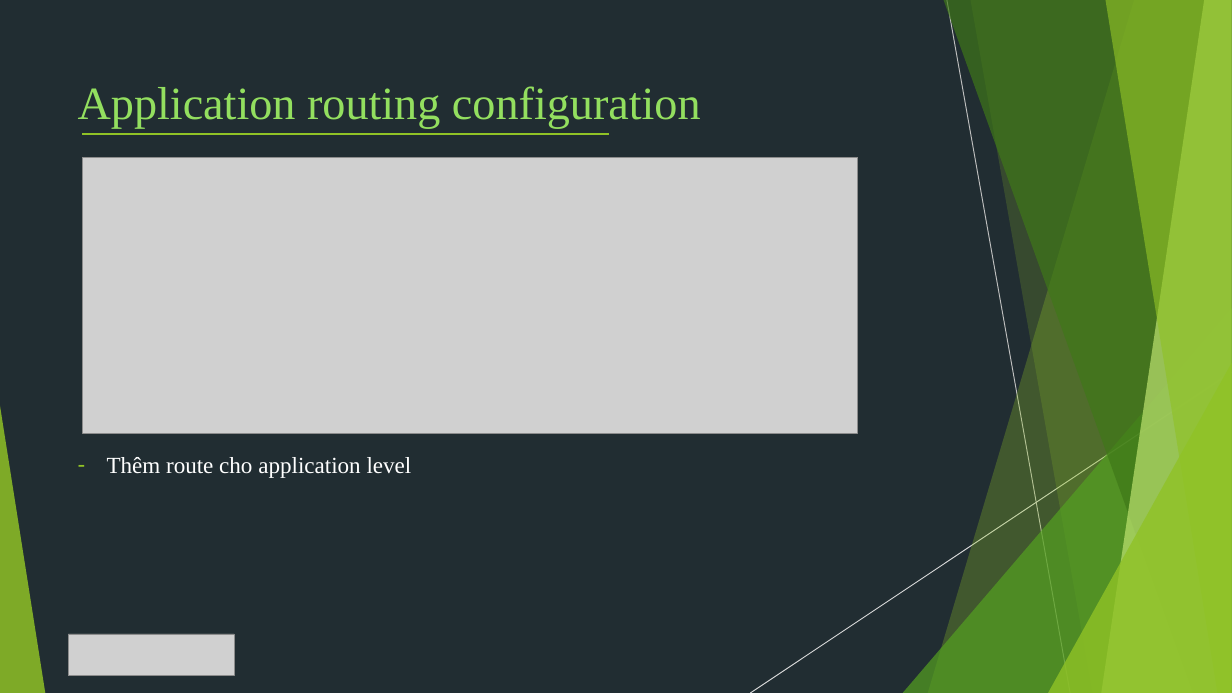
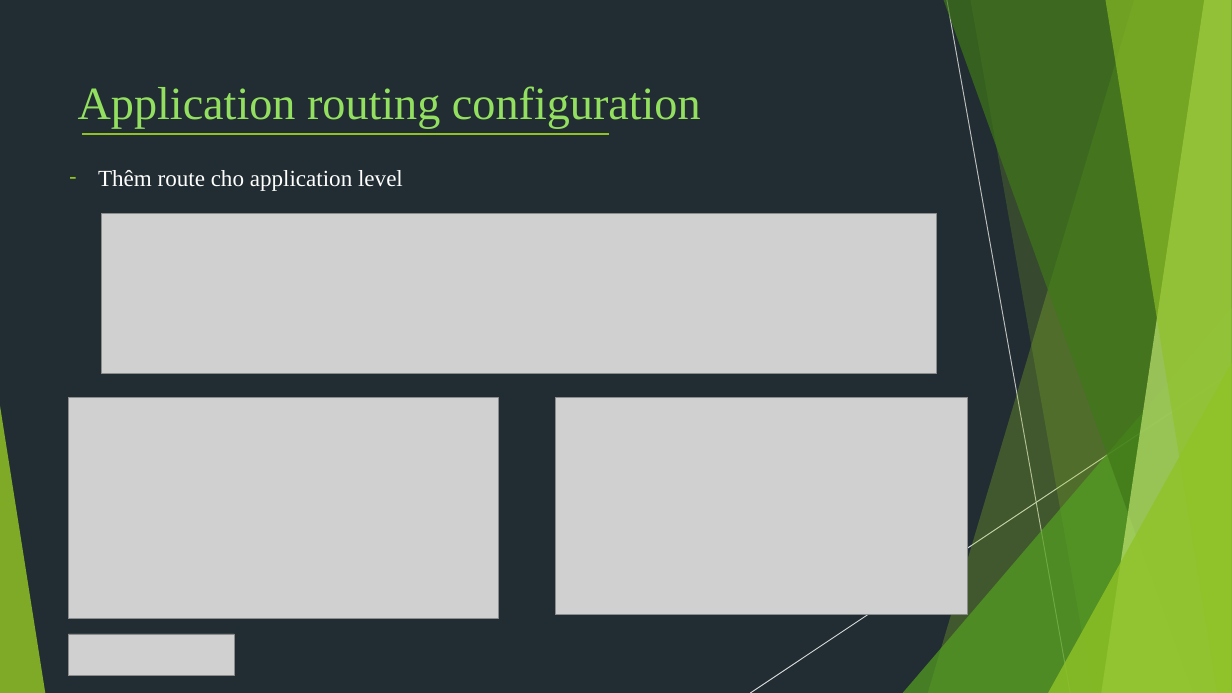
Before and after one commit to TechMarDay/RazorPage, a slide deck: slide 27 of Razor pages.pptx. Drawn at 1232x693 pixels with LibreOffice and Linux fonts; fonts in the diff are those of the drawing; grey boxes stand for pictures. Boxes give left, top, right and bottom in pixels: in the first picture for what was removed or moved away, otherwise in the second. Text is boxed around its words. In the diff, an @@ line names an element or a change of style, - is before the commit and + after.

Commit message:
Route, constraint

```diff
--- a/Razor pages.pptx
+++ b/Razor pages.pptx
@@ text "Thêm route cho application level": place and size @@
-text "Thêm route cho application level" at [107, 457, 412, 478]
+text "Thêm route cho application level" at [98, 170, 403, 191]
@@ picture: place and size @@
-picture at [82, 157, 858, 433]
+picture at [102, 213, 937, 373]
@@ picture added at [68, 397, 498, 618] @@
@@ picture added at [555, 397, 969, 615] @@
```
Also in this commit, not shown: 4 other slides changed, 1 slide added, 1 slide removed, 10 other files.
